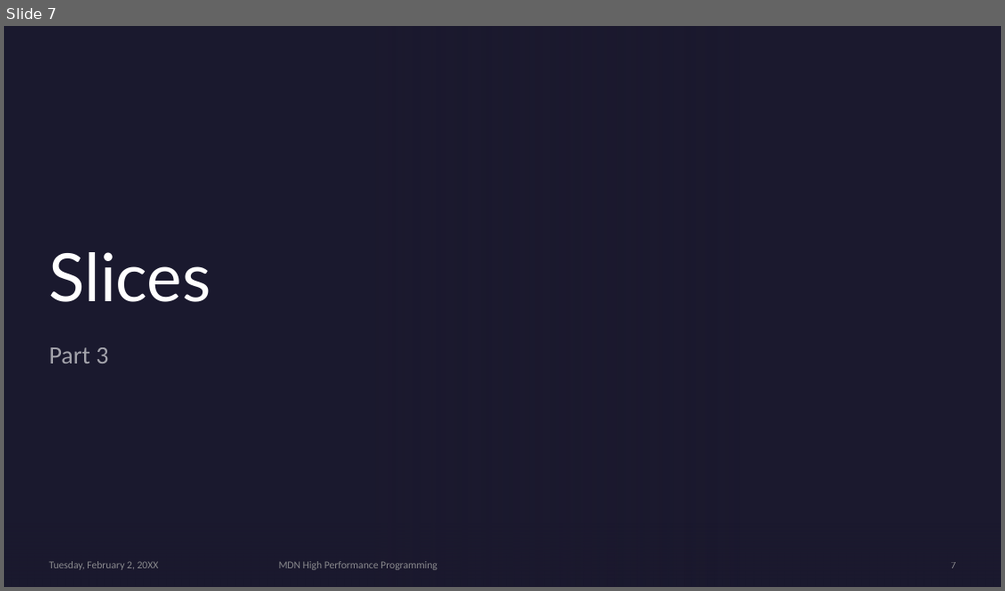
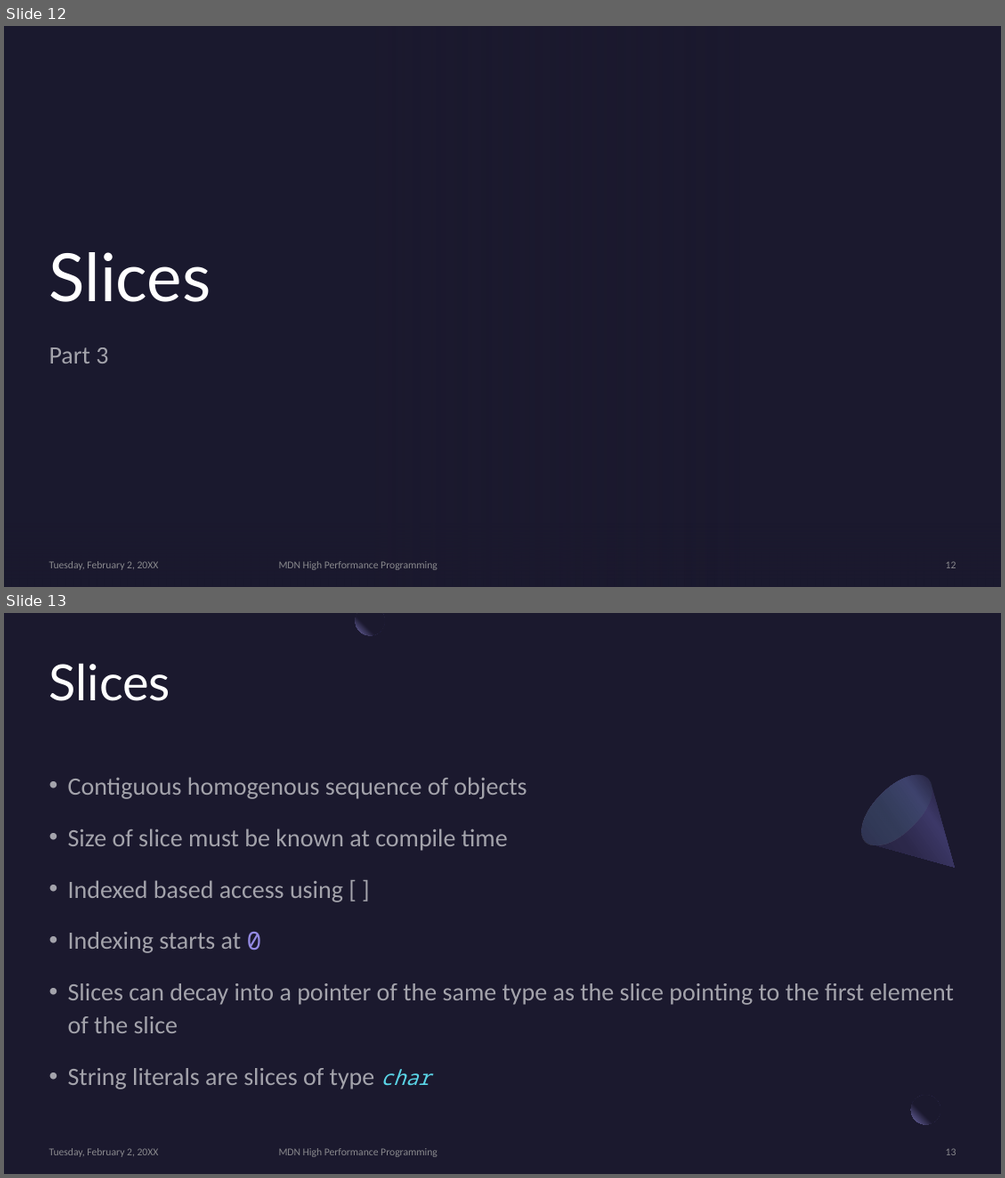
Before and after one commit to MonashDeepNeuron/HPP, a slide deck: content/part3/slides/hpp_part3.pptx. Shown one above the other, each under a label of ours: slide 7 before the commit, slides 12 and 13 after it. The pictures are 1005x591 and 1005x1178 pixels, drawn with LibreOffice and Linux fonts; fonts in the diff are those of the drawing; background and template pictures are left out. Boxes give left, top, right and bottom in pixels: in the first picture for what was removed or moved away, otherwise in the second. Text is boxed around its words. In the diff, an @@ line names an element or a change of style, - is before the commit and + after.

```diff
--- a/content/part3/slides/hpp_part3.pptx
+++ b/content/part3/slides/hpp_part3.pptx
@@ slide 13 added at bbox=[4, 613, 1001, 1174], background #1B192E @@
@@ freeform shape added at bbox=[356, 613, 385, 635], fill gradient #1B192E to #7771B2 @@
@@ title added at bbox=[49, 663, 171, 701], 48 pt, text #FFFFFF @@
+Slices
@@ freeform shape added at bbox=[850, 763, 986, 899], fill gradient #2C284A to #3C3867 to #1B192E @@
@@ ellipse added at bbox=[850, 763, 944, 857], fill gradient #454075 to #5BEFC1 @@
@@ text added at bbox=[68, 777, 954, 1089], 24 pt, text #FFFFFF at 60% opacity @@
+• Contiguous homogenous sequence of objects
+• Size of slice must be known at compile time
+• Indexed based access using [ ]
+• Indexing starts at 0
+• Slices can decay into a pointer of the same type as the slice pointing to the first element of the slice
+• String literals are slices of type char
@@ rectangle added at bbox=[940, 1089, 971, 1119], fill #1B192E at 80% opacity @@
@@ ellipse added at bbox=[911, 1095, 940, 1125], fill gradient #1B192E to #7771B2 @@
@@ text added at bbox=[49, 1148, 159, 1157], 10 pt, text #A6A6A6 at 80% opacity @@
+Tuesday, February 2, 20XX
@@ text added at bbox=[279, 1148, 437, 1157], 10 pt, text #A6A6A6 at 80% opacity @@
+MDN High Performance Programming
@@ page number added at bbox=[946, 1148, 956, 1155], 10 pt, text #A6A6A6 at 80% opacity @@
+13
@@ what was slide 7 is now slide 12 @@
@@ page number at bbox=[946, 561, 956, 568]: text changed @@
-7
+12
```
Also in this commit, not shown: 2 slides changed, 23 other slides added, 4 other files.
